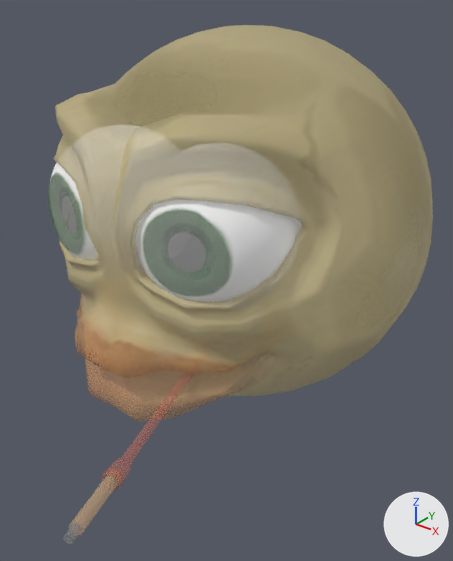
Before and after pictures for a commit that changed the FBX model Assets/Models/venus.fbx.
Before and after are seen from a 50 mm lens placed at (1.35, -1.81, 0.83), pointed at (0.12, -0.27, -0.12). The lights are fixed; the arrows at lower right show +X, +Y and +Z. Where no turn or scale is listed for an object, it has been applied to the vertices.

The first picture shows 'venus_mesh'.
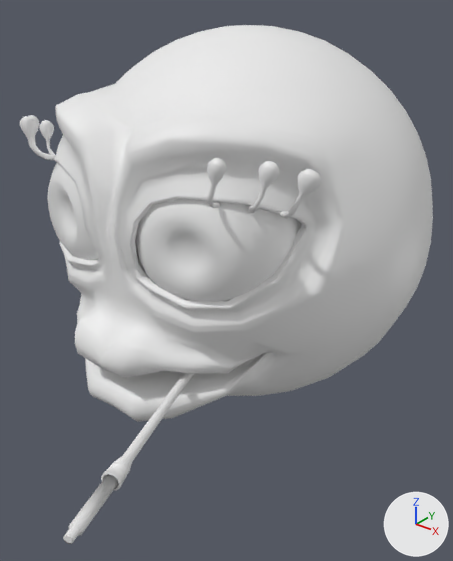
Boxes (x1, y1, x2, y2) around the edits, measured in the pictures (453 x 561 px; the box of a moved part takes in the faces that stretch with it):
'venus_mesh', reshaped
    before: (49, 25, 433, 403)
    after: (20, 25, 433, 544)
part 1 of me_mesh, moved or reshaped (not visible before)
    after: (170, 234, 220, 274)
part 2 of me_mesh, built on
    after: (177, 373, 194, 388)
part 3 of me_mesh, moved or reshaped (not visible before)
    after: (63, 197, 77, 230)
part 4 of me_mesh, recoloured
    both: (50, 25, 433, 396)

The change, as a list of edits to the scene's bpy script:
```text
Add mat_venus_1_venus_lambert3sg1:
    mat_venus_1_venus_lambert3sg1 = principled_material('VENUS_1:Venus:lambert3SG1')
    mat_venus_1_venus_lambert3sg1.base_color = (0.85, 0.85, 0.85)  # white #ededed
Change me_mesh:
    used by ob_venus_mesh; location = (0.0, 0.0, 0.0)
    remove me_mesh.from_pydata(...)  # 3877 vertices, 4030 faces; spans x -0.68..0.68, y -1.25..0.68, z -0.67..0.68
    add me_mesh.from_pydata(...)  # 3859 vertices, 4048 faces; spans x -0.68..0.68, y -1.25..0.68, z -0.67..0.68
    me_mesh part 1
    20 vertices are removed from x 0.17..0.34, y -0.64..-0.59, z 0.05..0.22
    21 faces are deleted
    1 vertex moves within x 0.31, y -0.6, z 0.13
    1 vertex is added at (0.26, -0.61, 0.13)
    20 new faces join them
    me_mesh part 2
    20 faces are deleted
    7 vertices are added at x 0.17..0.2, y -0.52..-0.51, z -0.32..-0.29
    8 new vertices lie (0.02, -0.04, 0.0) away from vertices in x 0.16..0.19, y -0.47..-0.46, z -0.32..-0.29
    5 new vertices lie (0.01, -0.04, 0.0) away from vertices in x 0.16..0.19, y -0.47..-0.46, z -0.32..-0.29
    40 new faces join them
    me_mesh part 3
    20 vertices are removed from x -0.34..-0.17, y -0.64..-0.59, z 0.04..0.22
    21 faces are deleted
    1 vertex is added at (-0.26, -0.61, 0.13)
    20 new faces join them
    me_mesh part 4: 3968 faces spanning x -0.68..0.68, y -1.25..0.68, z -0.67..0.68 switch from mat_venus_mtrl to mat_venus_1_venus_lambert3sg1 (white #ededed)
```
